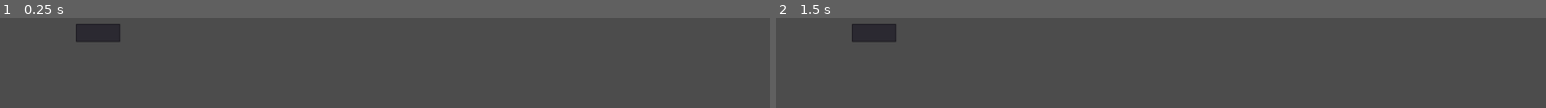
Above: before the commit, frames 1-2 (left to right).
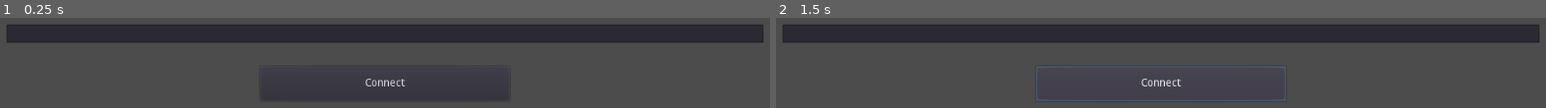
Above: after the commit, the same moments.

Repository: EvanHecht/party-up-client
Game: Godot game, scene res://scenes/client.tscn
The game is run twice, just before and just after one commit, with the same random seed, the same clock (stepped at 60 frames per second) and the same inputs.
Inputs (mouse positions are in pixels of both pictures, inside the frame that each line leads up to):
- Up to frame 1 (0.25 s): no input
- Up to frame 2 (1.5 s): click (1161, 83) at 0.5 s, where only the run after the commit has a clickable "Connect"

The runs differ from the first frame. In frame 1, 18% of the frame differs, in the area x 0-100%, y 6-77%; in frame 2, 19%, in the area x 0-100%, y 6-93%.
Error after the commit: Parse Error: Indented block expected after declaration of "_on_Button_Pressed" function. (res://scenes/connectButton.gd:21)

Commit message:
Learning a wee bit

Diff:
--- a/scenes/client.tscn
+++ b/scenes/client.tscn
@@ -1,21 +1,25 @@
-[gd_scene load_steps=2 format=2]
+[gd_scene load_steps=3 format=2]
 
 [ext_resource path="res://scripts/client.gd" type="Script" id=1]
+[ext_resource path="res://scenes/connectButton.gd" type="Script" id=2]
 
 [node name="client" type="Node2D"]
 script = ExtResource( 1 )
 
-[node name="Control" type="Control" parent="."]
-anchor_left = 0.513
-anchor_right = 0.513
-margin_right = 220.0
-margin_bottom = 128.0
+[node name="CanvasLayer" type="CanvasLayer" parent="."]
 
-[node name="LineEdit" type="LineEdit" parent="Control"]
-anchor_left = 0.5
-anchor_top = 0.15
-anchor_right = 0.764
-anchor_bottom = 0.337
-margin_top = -0.200001
-margin_right = -0.0800171
-margin_bottom = -0.136002
+[node name="LineEdit" type="LineEdit" parent="CanvasLayer"]
+anchor_right = 1.0
+margin_left = 20.0
+margin_top = 20.0
+margin_right = -20.0
+margin_bottom = 40.0
+
+[node name="Button" type="Button" parent="CanvasLayer"]
+anchor_right = 1.0
+margin_left = 350.0
+margin_top = 75.0
+margin_right = -350.0
+margin_bottom = 120.0
+text = "Connect"
+script = ExtResource( 2 )
--- /dev/null
+++ b/scenes/connectButton.gd
@@ -0,0 +1,19 @@
+extends Button
+
+
+# Declare member variables here. Examples:
+# var a = 2
+# var b = "text"
+
+
+# Called when the node enters the scene tree for the first time.
+func _ready():
+	pass # Replace with function body.
+
+
+# Called every frame. 'delta' is the elapsed time since the previous frame.
+#func _process(delta):
+#	pass
+
+
+func _on_Button_Pressed():
